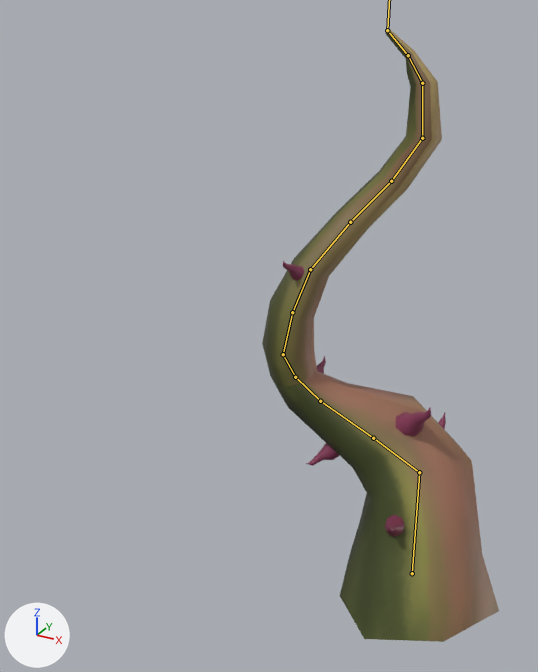
Renders of the Blender file Workspace/Art Assets/Blend Files/Middle_Plant_Rig.blend from each side of a commit.
The view is the same before and after, from a 50 mm camera at (6.81, -4.81, 4.48) aimed at (4.09, 0.15, 2.0). The lights are fixed; the arrows at lower left show +X, +Y and +Z. The bones that bend it are drawn over the model as lines.
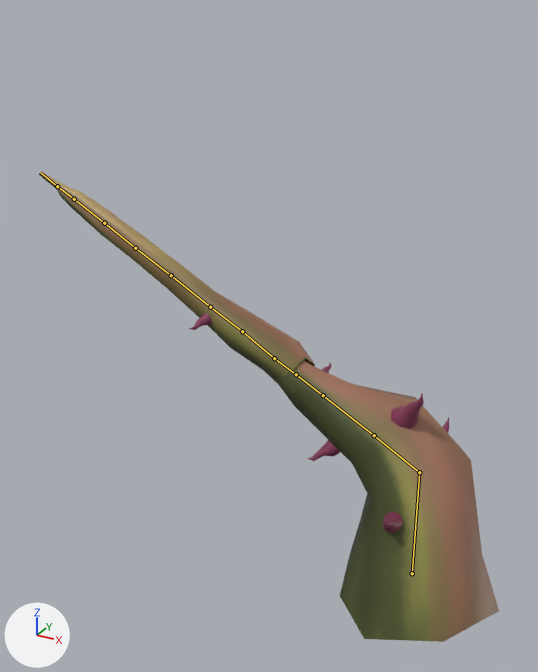
The newer file adds an action. The first version stands in its rest pose; the second is drawn at frame 1 of the action 'Plant_MiddleAction'.

Changed parts and their boxes (x1, y1, x2, y2) in the pictures (538 x 672 px):
```json
{"object": "Cylinder.039", "change": "posed", "before": [270, 370, 499, 642], "after": [276, 360, 499, 642]}
{"object": "Cylinder.040", "change": "posed", "before": [262, 30, 442, 387], "after": [39, 172, 315, 384], "on screen": "53% wider, 41% shorter"}
{"object": "Cylinder.047", "change": "posed", "before": [396, 407, 431, 437], "after": [391, 393, 424, 429], "on screen": "19% taller"}
{"object": "Cylinder.045", "change": "posed", "before": [385, 515, 405, 537], "after": [382, 511, 403, 533]}
{"object": "Cylinder.044", "change": "posed", "before": [283, 261, 304, 281], "after": [188, 313, 212, 330]}
{"object": "Cylinder.046", "change": "posed", "before": [306, 443, 340, 466], "after": [307, 440, 340, 461], "on screen": "8% shorter"}
{"object": "Cylinder.041", "change": "posed", "before": [317, 356, 326, 374], "after": [322, 363, 332, 373]}
{"object": "Cylinder.049", "change": "posed", "before": [438, 412, 446, 430], "after": [443, 418, 449, 433]}
```

The change, as JSON lines over the scene's bpy script:
```json
{"block": "bone_middle_01_001", "where": "bone_middle_01_001 = bpy.data.objects['Plant_Middle'].pose.bones['Middle_01.001']"}
{"op": "set", "path": "bone_middle_01_001.location", "old": "(0.0, 0.0, 0.0)", "new": "(-5.536, 0.0, 0.135)"}
```
